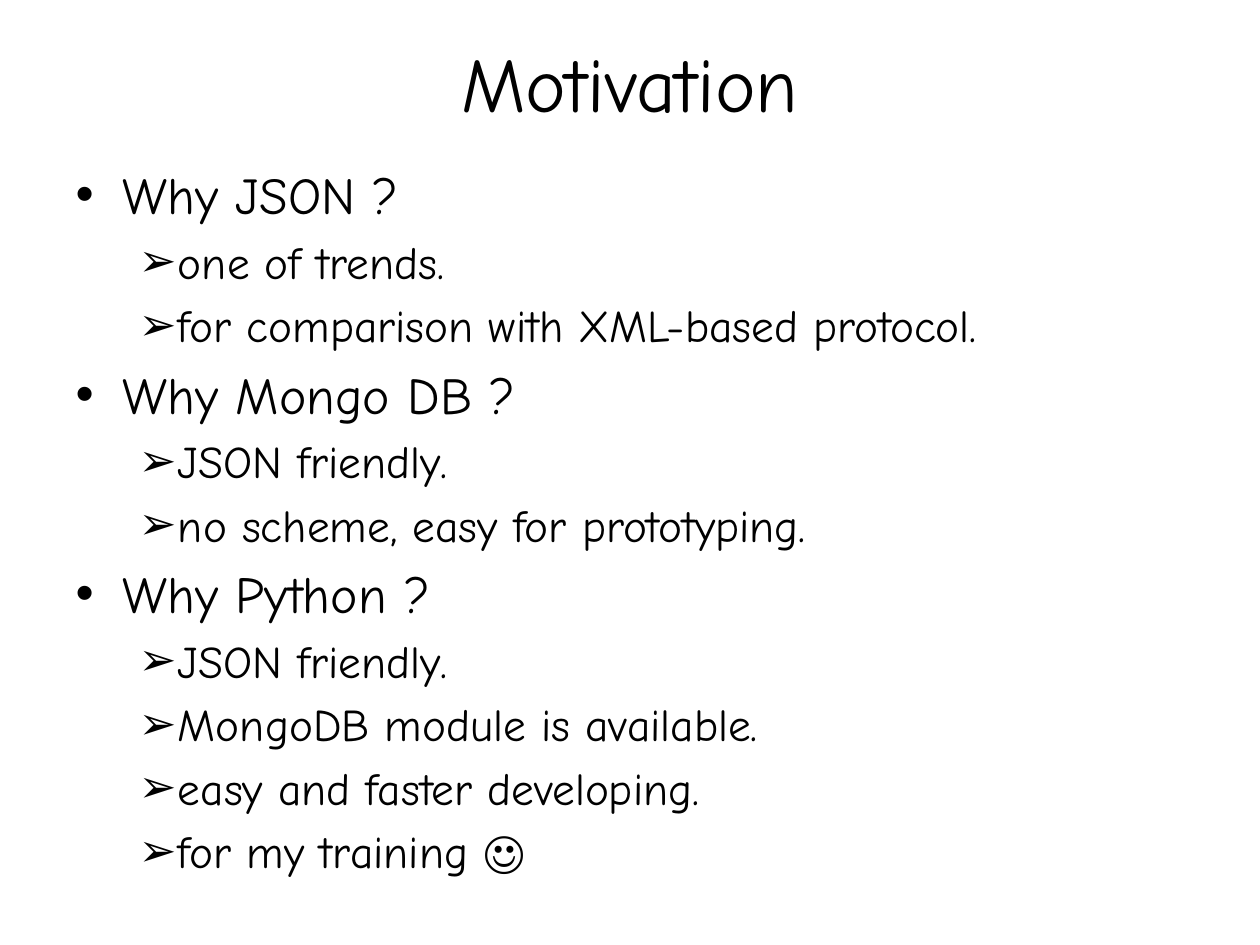
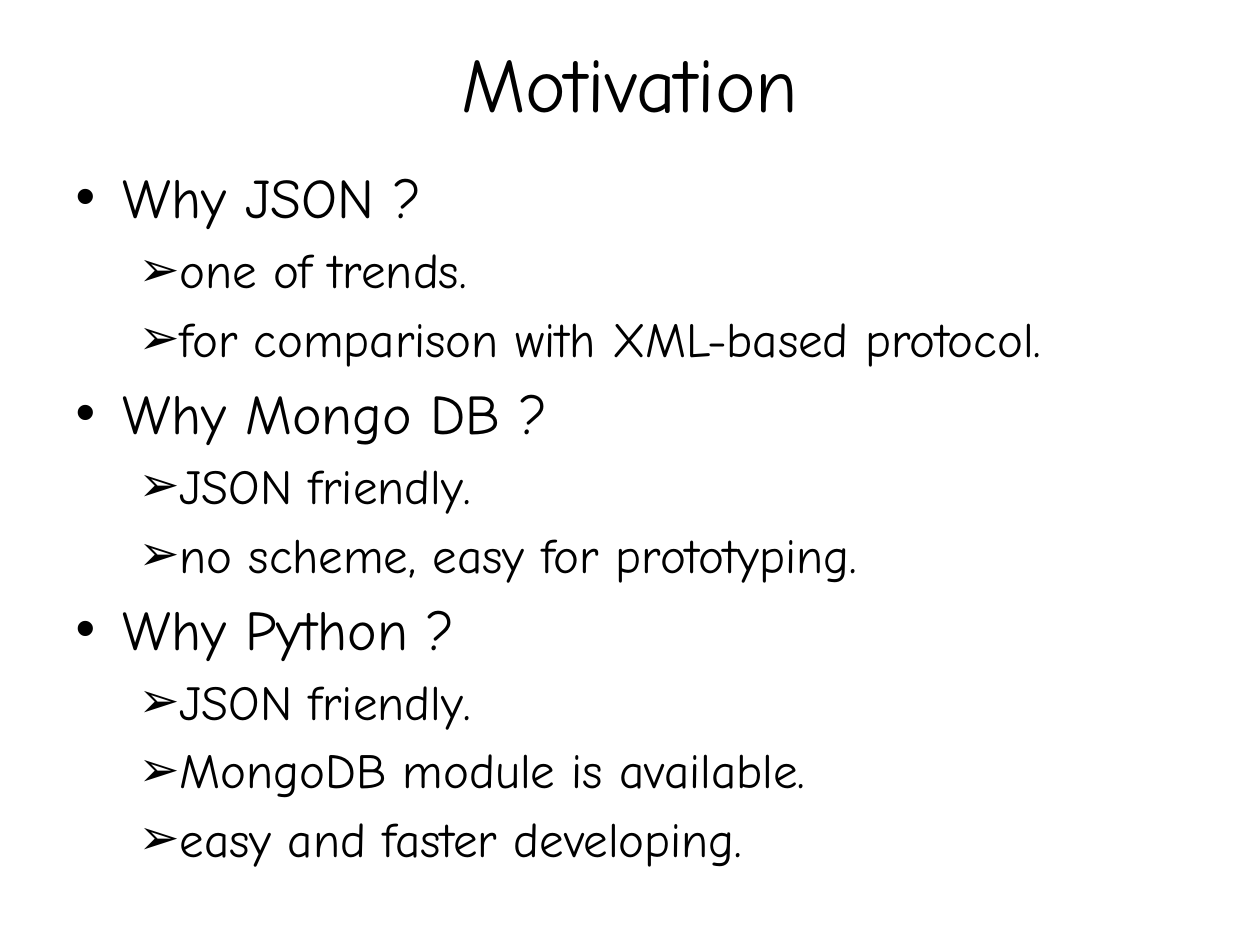
Before and after one commit to tanupoo/fiapy, a slide deck: slide 2 of doc/fiapy.pptx. Drawn at 1260x945 pixels with LibreOffice and Linux fonts; fonts in the diff are those of the drawing. Boxes give left, top, right and bottom in pixels: in the first picture for what was removed or moved away, otherwise in the second. Text is boxed around its words. In the diff, an @@ line names an element or a change of style, - is before the commit and + after.

```diff
--- a/doc/fiapy.pptx
+++ b/doc/fiapy.pptx
@@ text "Why JSON ?" at bbox=[123, 180, 1041, 867]: size 29.6 to 32 pt in "Why JSON ?", "Why Mongo DB ?", "Why Python ?"; size 25.9 to 28 pt in "one of trends.", "for comparison with XML-based protocol.", "JSON friendly.", "no scheme, easy for prototyping." and 3 more places @@
@@ text at bbox=[178, 837, 468, 877]: paragraph removed @@
-  ➢ for my training ☺
```
Also in this commit, not shown: 6 other slides changed.
